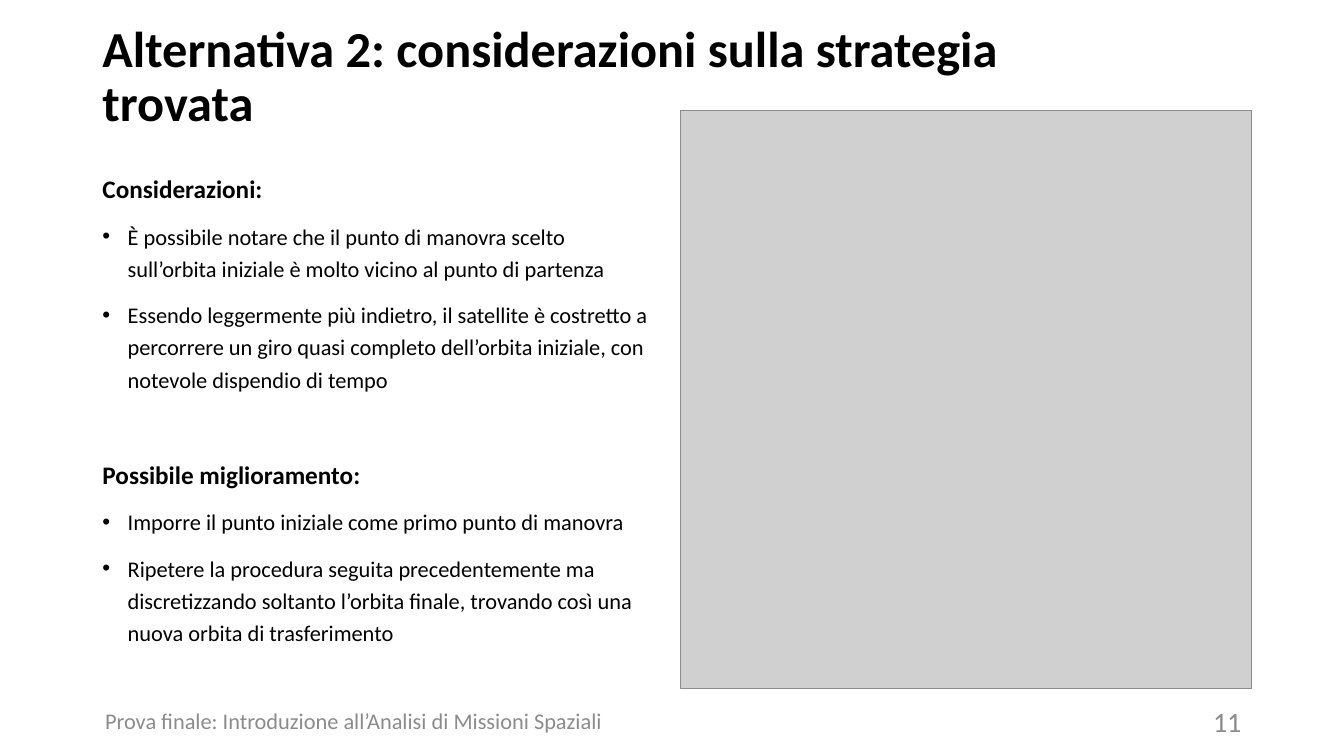
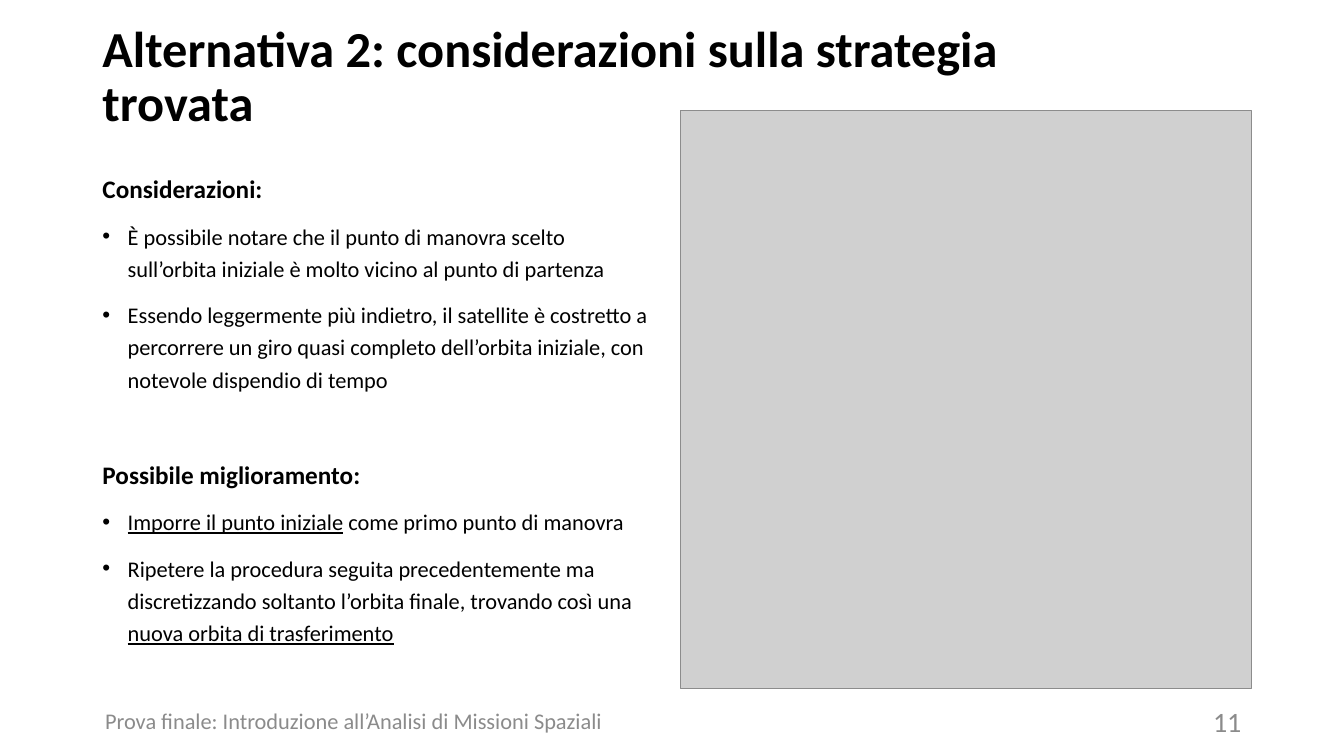
Before and after one commit to turcualexd/IAMS-progetto, a slide deck: slide 11 of Modelli relazione/Power C13.pptx. Drawn at 1344x756 pixels with LibreOffice and Linux fonts; fonts in the diff are those of the drawing; grey boxes stand for pictures; background and template pictures are left out. Boxes give left, top, right and bottom in pixels: in the first picture for what was removed or moved away, otherwise in the second. Text is boxed around its words. In the diff, an @@ line names an element or a change of style, - is before the commit and + after.

```diff
--- a/Modelli relazione/Power C13.pptx
+++ b/Modelli relazione/Power C13.pptx
@@ text at [128, 514, 632, 645]: underline on in "Imporre il punto iniziale", "nuova orbita di trasferimento" @@
```
Also in this commit, not shown: 1 other slide changed, 4 slides added, 17 other files.
